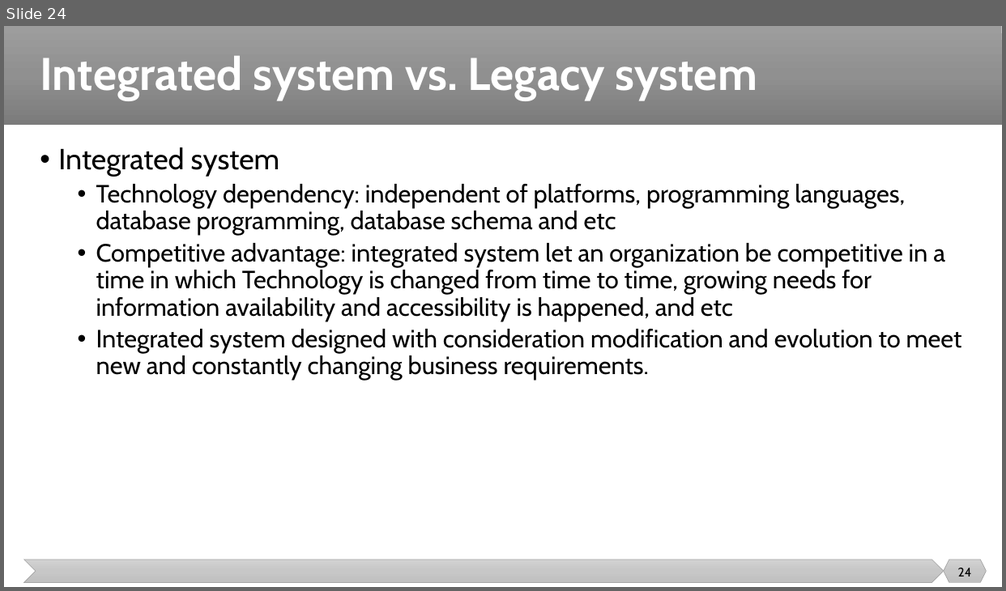
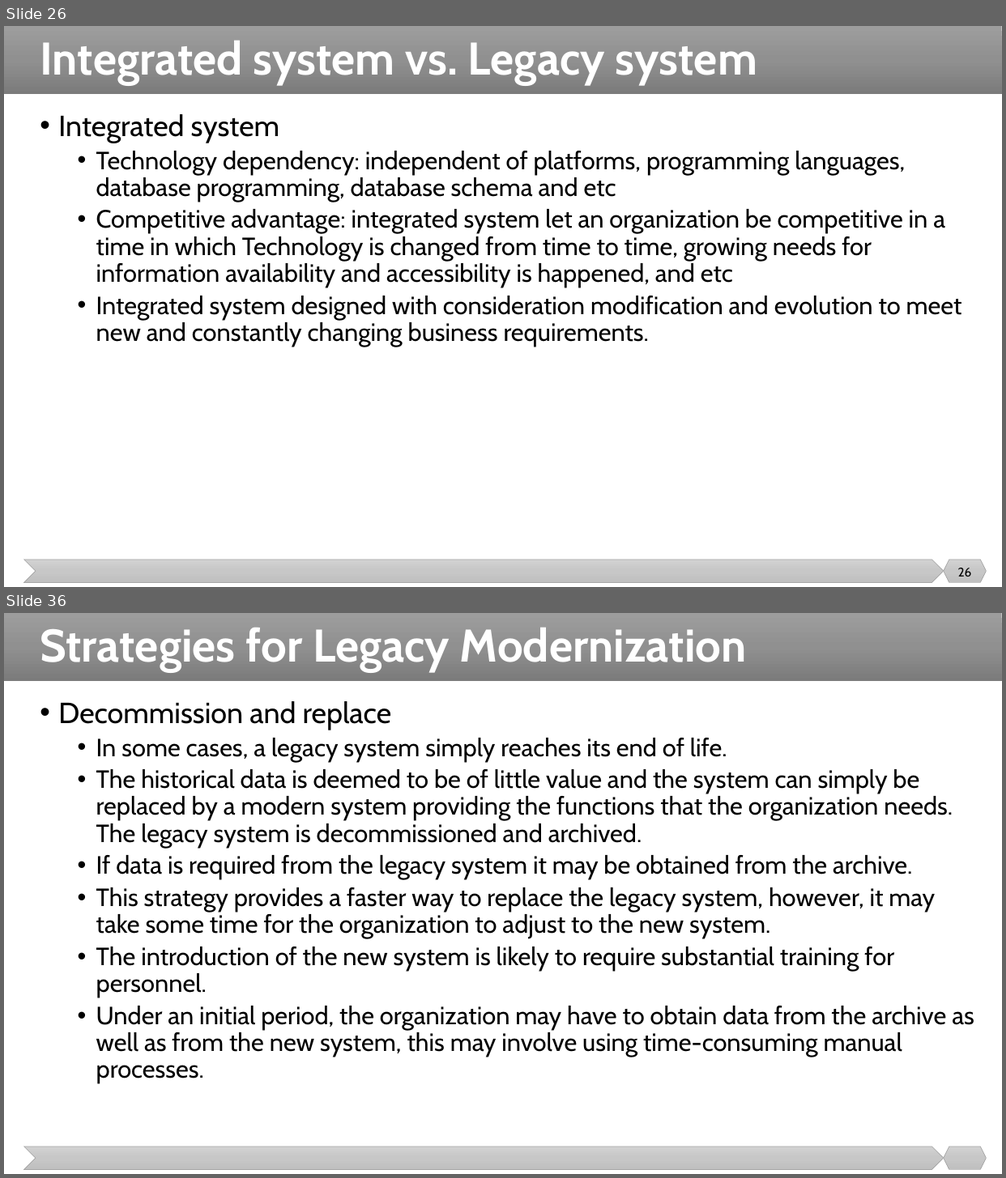
Before and after one commit to malenezi/malenezi, a slide deck: SE495/Lectures/1-Introduction/Introduction.pptx. Shown one above the other, each under a label of ours: slide 24 before the commit, slides 26 and 36 after it; the slides between them are not shown. The pictures are 1006x591 and 1006x1178 pixels, drawn with LibreOffice and Linux fonts; fonts in the diff are those of the drawing. Boxes give left, top, right and bottom in pixels: in the first picture for what was removed or moved away, otherwise in the second. Text is boxed around its words. In the diff, an @@ line names an element or a change of style, - is before the commit and + after.

```diff
--- a/SE495/Lectures/1-Introduction/Introduction.pptx
+++ b/SE495/Lectures/1-Introduction/Introduction.pptx
@@ slide 36 added at (4,613,1002,1174), background #FFFFFF; not listed: 3 template elements that a slide beside it also shows @@
@@ title added at (40,628,747,672), 44 pt, text #FFFFFF, bold @@
+Strategies for Legacy Modernization
@@ text added at (58,701,974,1084), 24 pt, text #000000 @@
+• Decommission and replace
+  • In some cases, a legacy system simply reaches its end of life.
+  • The historical data is deemed to be of little value and the system can simply be replaced by a modern system providing the functions that the organization needs. The legacy system is decommissioned and archived.
+  • If data is required from the legacy system it may be obtained from the archive.
+  • This strategy provides a faster way to replace the legacy system, however, it may take some time for the organization to adjust to the new system.
+  • The introduction of the new system is likely to require substantial training for personnel.
+  • Under an initial period, the organization may have to obtain data from the archive as well as from the new system, this may involve using time-consuming manual processes.
@@ what was slide 24 is now slide 26 @@
@@ slide 26 changed as well @@
@@ rectangle: place and size @@
-rectangle at (4,26,1002,125)
+rectangle at (4,26,1002,94)
@@ title "Integrated system vs. Legacy system": place and size @@
-title "Integrated system vs. Legacy system" at (40,56,757,101)
+title "Integrated system vs. Legacy system" at (40,41,757,85)
@@ text "Integrated system": place and size @@
-text "Integrated system" at (58,148,962,380)
+text "Integrated system" at (58,114,962,347)
@@ page number at (958,568,972,577): text changed @@
-24
+26
```
Also in this commit, not shown: 30 other slides changed, 17 other slides added, 6 slides removed, 11 other files.
